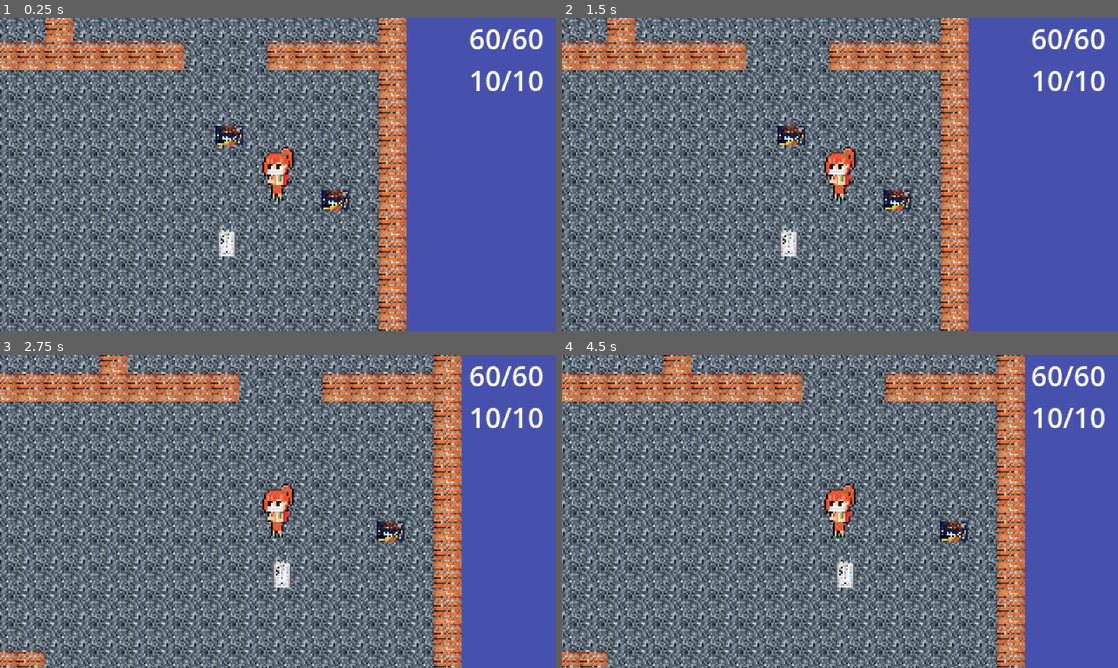
Above: before the commit, frames 1-4 (two rows, left to right).
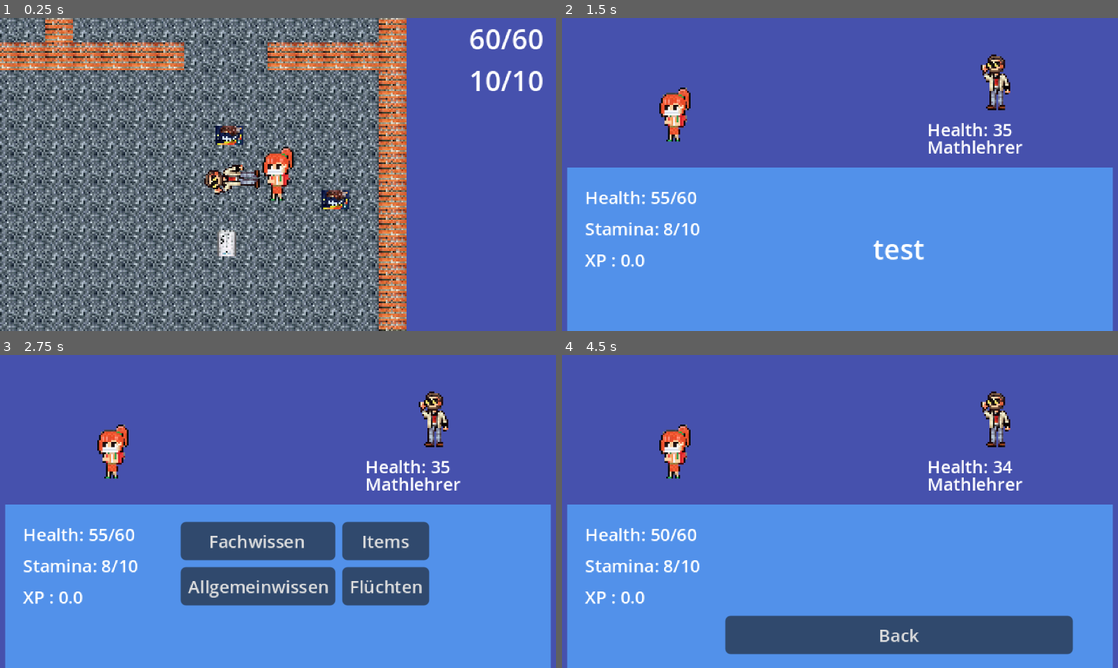
Above: after the commit, the same moments.

Repository: Robothan36/VLG-rpg
Game: Godot game, scene res://scene/main.tscn
Two runs of this game, one before a commit and one after it. Both use one fixed random seed, a clock stepped at 60 frames per second and the inputs below.
Inputs (mouse positions are in pixels of both pictures, inside the frame that each line leads up to):
- Up to frame 1 (0.25 s): no input
- Up to frame 2 (1.5 s): click (828, 202) at 0.5 s, where only the run after the commit has a clickable "Fachwissen"; click (756, 180) at 1.25 s, where only the run after the commit has a clickable "Nutze"
- Up to frame 3 (2.75 s): tap Enter at 2 s; hold A (A) from 2.03 s (still down); tap S (S) at 2.3 s
- Up to frame 4 (4.5 s): release A (A) at 2.75 s; click (817, 586) at 2.75 s, where only the run after the commit has a clickable "Allgemeinwissen"; tap Space at 3.5 s; tap S (S) at 3.6 s; tap W (w) at 3.8 s; click (945, 539) at 4.25 s, where only the run after the commit has a clickable "Items"

The runs differ from the first frame. In frame 1, 0.5% of the frame differs, in the area x 36-47%, y 46-57%; in frame 2, 88%; in frame 3, 91%; in frame 4, 92%, in the area x 0-100%, y 0-100%.

Commit message:
info text animation

Diff:
--- a/code/game_scripts/attack.gd
+++ b/code/game_scripts/attack.gd
@@ -47,7 +47,10 @@
 	var incoming_damage = attack.damage * get_parent().enemy_ressource.strenght
 	Global.health -= incoming_damage
 	get_parent().enemy_ressource.health += attack.self_heal
-#	get_node("info_text").text = attack.name_of_attack
+	print(get_node("$Control/MarginContainer/HBoxContainer/info/info_label"), " is the node i got")
+	print(get_tree().current_scene.get_node("info_label"), " second try")
+
+	#get_node("info_label").text = attack.name_of_attack
 
 	# Hier wird die Attack ausgeführt
 
--- a/code/game_scripts/fighting.gd
+++ b/code/game_scripts/fighting.gd
@@ -30,11 +30,17 @@
 @onready var player: Sprite2D = $visuals/player
 @onready var enemy: Sprite2D = $visuals/enemy
 
+# info
+@onready var info: MarginContainer = $Control/MarginContainer/HBoxContainer/info
+@onready var info_label: Label = $Control/MarginContainer/HBoxContainer/info/info_label
 
+@onready var animation_player: AnimationPlayer = $AnimationPlayer
 
 var enemy_ressource
 
 func _ready() -> void:
+	menu.visible = true
+	info.visible = false
 
 
 	items_menu.visible = false
@@ -69,6 +75,7 @@
 		end_fight()
 
 func _on_items_pressed() -> void:
+	info.visible = false
 	menu.visible = false
 	items_menu.visible = true
 	#the menu should be hidden and the item menu should be visible now
@@ -107,11 +114,14 @@
 	end_fight()
 
 func _on_basic_attack_pressed() -> void:
+	info.visible = false
 	enemy_ressource.health -= Global.allgemeinwissen
 	enemy_turn()
 
 
 func enemy_turn():
+	info.visible = true
+	animation_player.play("info_animation")
 
 	var instance = preload("res://scene/attack.tscn")
 	var attack_scene = instance.instantiate()
@@ -120,6 +130,7 @@
 	add_child(attack_scene)
 
 func _on_back_item_menu_pressed() -> void:
+
 	for child in item_v_container.get_children():
 		child.queue_free()
 
@@ -128,6 +139,7 @@
 
 
 func _on_abilities_pressed() -> void:
+	info.visible = false
 	menu.visible = false
 	fachwissen_menu.visible = true
 
@@ -147,6 +159,7 @@
 
 
 func _on_back_attack_menu_pressed() -> void:
+
 	for child in attack_container.get_children():
 		child.queue_free()
 
--- a/scene/fighting.tscn
+++ b/scene/fighting.tscn
@@ -9,6 +9,90 @@
 
 [sub_resource type="PlaceholderTexture2D" id="PlaceholderTexture2D_ordpl"]
 size = Vector2(80, 40)
+
+[sub_resource type="Animation" id="Animation_lfnlm"]
+resource_name = "info_animation"
+tracks/0/type = "value"
+tracks/0/imported = false
+tracks/0/enabled = true
+tracks/0/path = NodePath("Control/MarginContainer/HBoxContainer/info:visible")
+tracks/0/interp = 1
+tracks/0/loop_wrap = true
+tracks/0/keys = {
+"times": PackedFloat32Array(0, 0.96),
+"transitions": PackedFloat32Array(1, 1),
+"update": 1,
+"values": [true, false]
+}
+tracks/1/type = "value"
+tracks/1/imported = false
+tracks/1/enabled = true
+tracks/1/path = NodePath("Control/MarginContainer/HBoxContainer/menu:visible")
+tracks/1/interp = 1
+tracks/1/loop_wrap = true
+tracks/1/keys = {
+"times": PackedFloat32Array(0, 1),
+"transitions": PackedFloat32Array(1, 1),
+"update": 1,
+"values": [false, true]
+}
+tracks/2/type = "value"
+tracks/2/imported = false
+tracks/2/enabled = true
+tracks/2/path = NodePath("Control/MarginContainer/HBoxContainer/items_menu:visible")
+tracks/2/interp = 1
+tracks/2/loop_wrap = true
+tracks/2/keys = {
+"times": PackedFloat32Array(0),
+"transitions": PackedFloat32Array(1),
+"update": 1,
+"values": [false]
+}
+tracks/3/type = "value"
+tracks/3/imported = false
+tracks/3/enabled = true
+tracks/3/path = NodePath("Control/MarginContainer/HBoxContainer/Fachwissen_menu:visible")
+tracks/3/interp = 1
+tracks/3/loop_wrap = true
+tracks/3/keys = {
+"times": PackedFloat32Array(0),
+"transitions": PackedFloat32Array(1),
+"update": 1,
+"values": [false]
+}
+
+[sub_resource type="Animation" id="Animation_pyqvx"]
+length = 0.001
+tracks/0/type = "value"
+tracks/0/imported = false
+tracks/0/enabled = true
+tracks/0/path = NodePath("Control/MarginContainer/HBoxContainer/info:visible")
+tracks/0/interp = 1
+tracks/0/loop_wrap = true
+tracks/0/keys = {
+"times": PackedFloat32Array(0),
+"transitions": PackedFloat32Array(1),
+"update": 1,
+"values": [false]
+}
+tracks/1/type = "value"
+tracks/1/imported = false
+tracks/1/enabled = true
+tracks/1/path = NodePath("Control/MarginContainer/HBoxContainer/menu:visible")
+tracks/1/interp = 1
+tracks/1/loop_wrap = true
+tracks/1/keys = {
+"times": PackedFloat32Array(0),
+"transitions": PackedFloat32Array(1),
+"update": 1,
+"values": [true]
+}
+
+[sub_resource type="AnimationLibrary" id="AnimationLibrary_vq8ku"]
+_data = {
+&"RESET": SubResource("Animation_pyqvx"),
+&"info_animation": SubResource("Animation_lfnlm")
+}
 
 [node name="fighting" type="Node"]
 script = ExtResource("1_ordpl")
@@ -178,10 +262,26 @@
 theme_override_font_sizes/font_size = 10
 text = "back"
 
+[node name="info" type="MarginContainer" parent="Control/MarginContainer/HBoxContainer"]
+visible = false
+custom_minimum_size = Vector2(200, 120)
+layout_mode = 2
+
+[node name="info_label" type="Label" parent="Control/MarginContainer/HBoxContainer/info"]
+layout_mode = 2
+text = "test
+"
+horizontal_alignment = 1
+
 [node name="ColorRect" type="ColorRect" parent="Control/MarginContainer"]
 layout_mode = 2
 mouse_filter = 2
 color = Color(0.33333334, 0.6431373, 0.9843137, 0.7764706)
+
+[node name="AnimationPlayer" type="AnimationPlayer" parent="."]
+libraries = {
+&"": SubResource("AnimationLibrary_vq8ku")
+}
 
 [connection signal="pressed" from="Control/MarginContainer/HBoxContainer/menu/HBoxContainer/VBoxContainer/abilities" to="." method="_on_abilities_pressed"]
 [connection signal="pressed" from="Control/MarginContainer/HBoxContainer/menu/HBoxContainer/VBoxContainer/basic attack" to="." method="_on_basic_attack_pressed"]
@@ -189,3 +289,4 @@
 [connection signal="pressed" from="Control/MarginContainer/HBoxContainer/menu/HBoxContainer/VBoxContainer2/run" to="." method="_on_run_pressed"]
 [connection signal="pressed" from="Control/MarginContainer/HBoxContainer/items_menu/VBoxContainer/back_item_menu" to="." method="_on_back_item_menu_pressed"]
 [connection signal="pressed" from="Control/MarginContainer/HBoxContainer/Fachwissen_menu/VBoxContainer/back_attack_menu" to="." method="_on_back_attack_menu_pressed"]
+[connection signal="animation_finished" from="AnimationPlayer" to="." method="_on_animation_player_animation_finished"]
--- a/scene/main.tscn
+++ b/scene/main.tscn
@@ -30,7 +30,7 @@
 [node name="enemy_container" type="Node2D" parent="."]
 
 [node name="enemy" parent="enemy_container" instance=ExtResource("4_brvut")]
-position = Vector2(-238, -268)
+position = Vector2(40, -336)
 rotation = -1.5725852
 enemyData = ExtResource("6_b5f6u")
 orientation = 1
Not shown: 1 places in scene/fighting.tscn that only renumber resources
